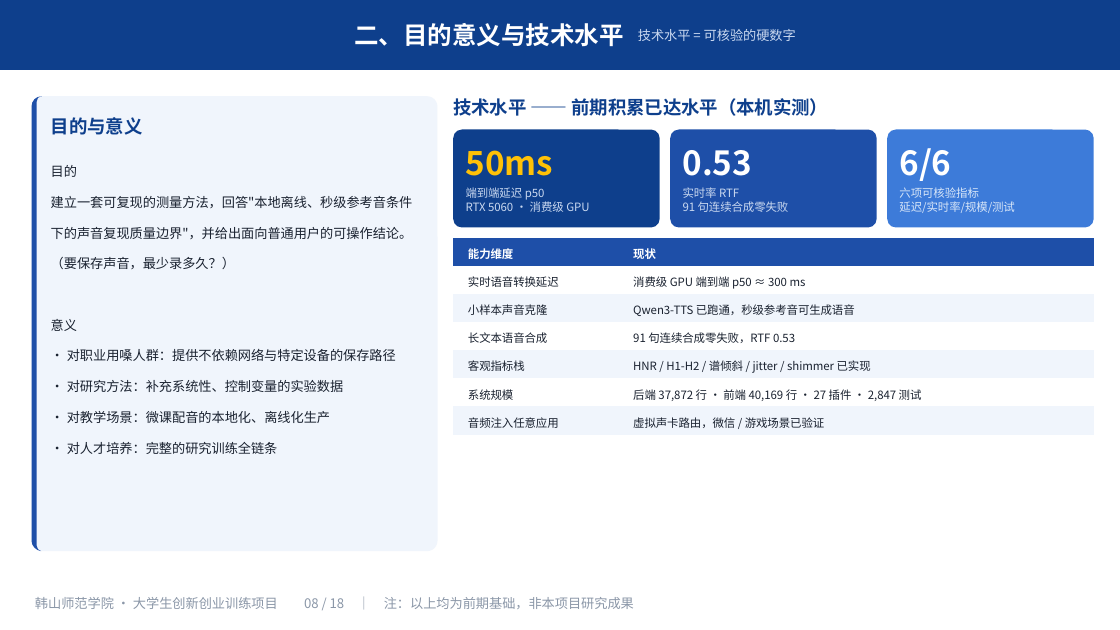
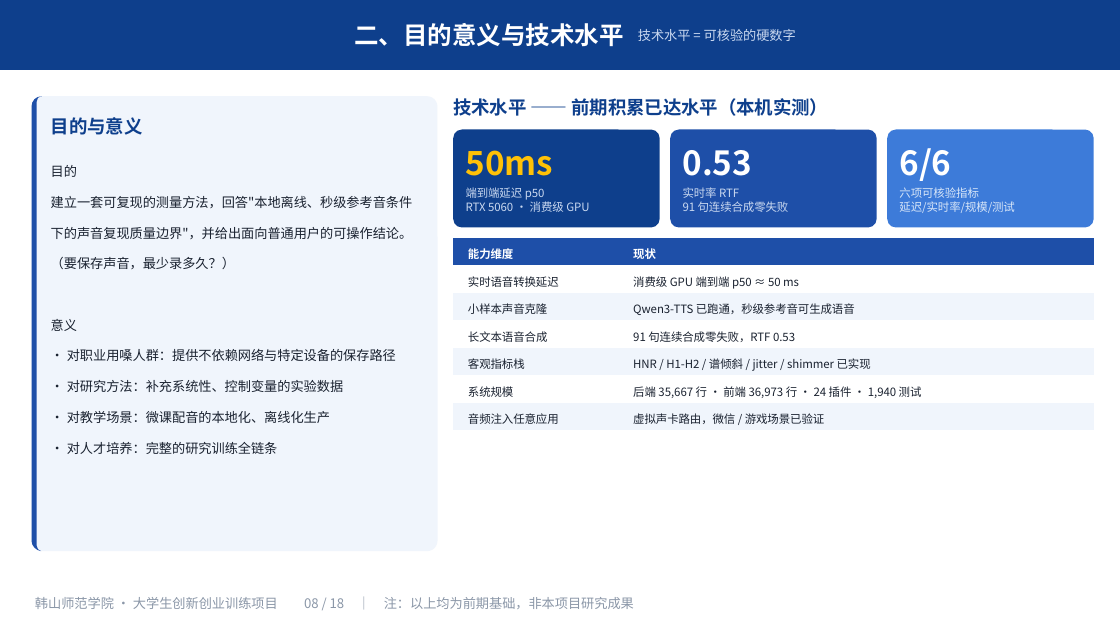
Before and after one commit to mouxu66/voice-morph, a slide deck: slide 8 of docs/大创申报-2026-10/大创申报PPT.pptx. Drawn at 1120x630 pixels with LibreOffice and Linux fonts; fonts in the diff are those of the drawing. Boxes give left, top, right and bottom in pixels: in the first picture for what was removed or moved away, otherwise in the second. Text is boxed around its words. In the diff, an @@ line names an element or a change of style, - is before the commit and + after.

```diff
--- a/docs/大创申报-2026-10/大创申报PPT.pptx
+++ b/docs/大创申报-2026-10/大创申报PPT.pptx
@@ table at [454, 238, 1095, 430] @@
-row 2, column 2: 消费级 GPU 端到端 p50 ≈ 300 ms
+row 2, column 2: 消费级 GPU 端到端 p50 ≈ 50 ms
-row 6, column 2: 后端 37,872 行 · 前端 40,169 行 · 27 插件 · 2,847 测试
+row 6, column 2: 后端 35,667 行 · 前端 36,973 行 · 24 插件 · 1,940 测试
```
Also in this commit, not shown: 5 other slides changed, 1 other file.
